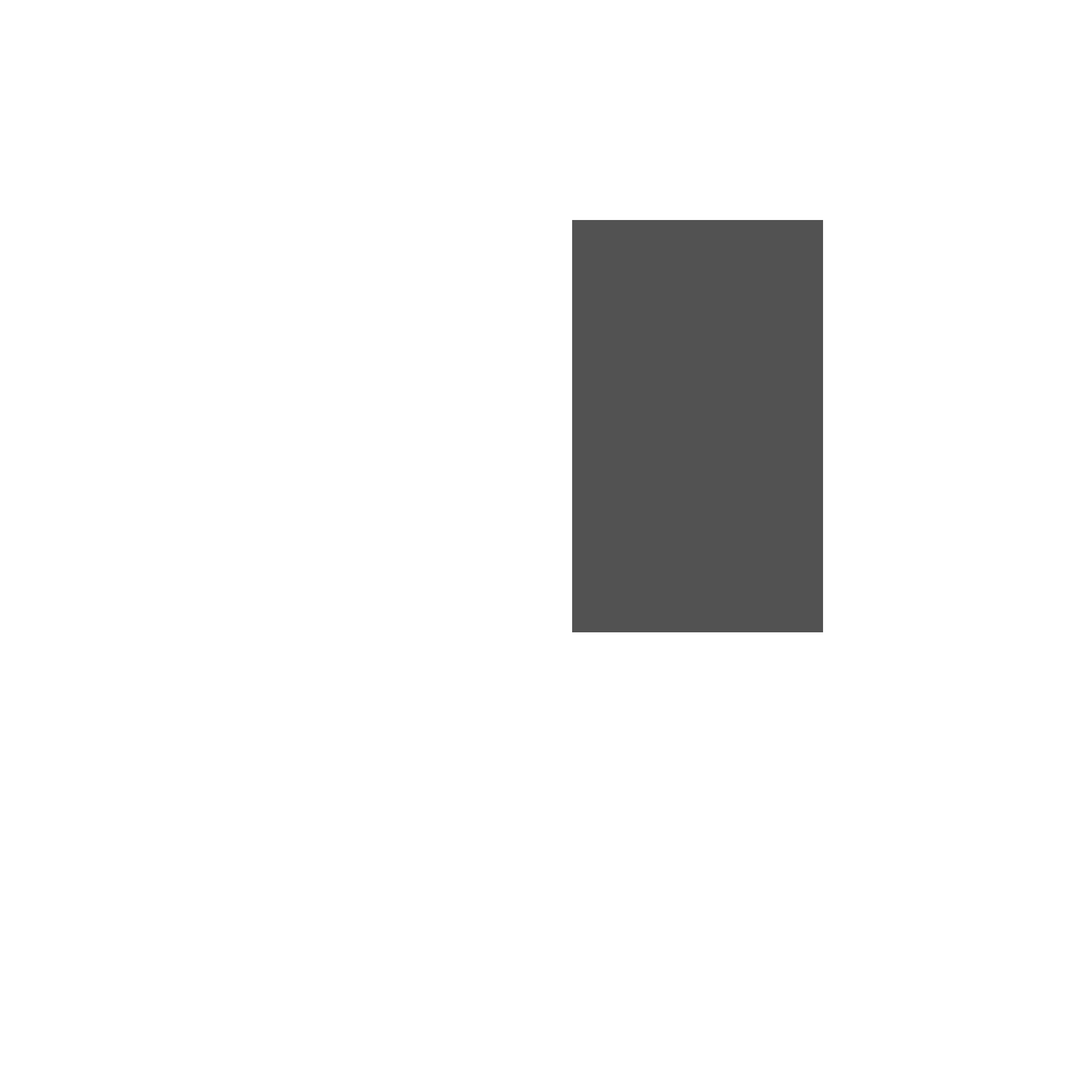
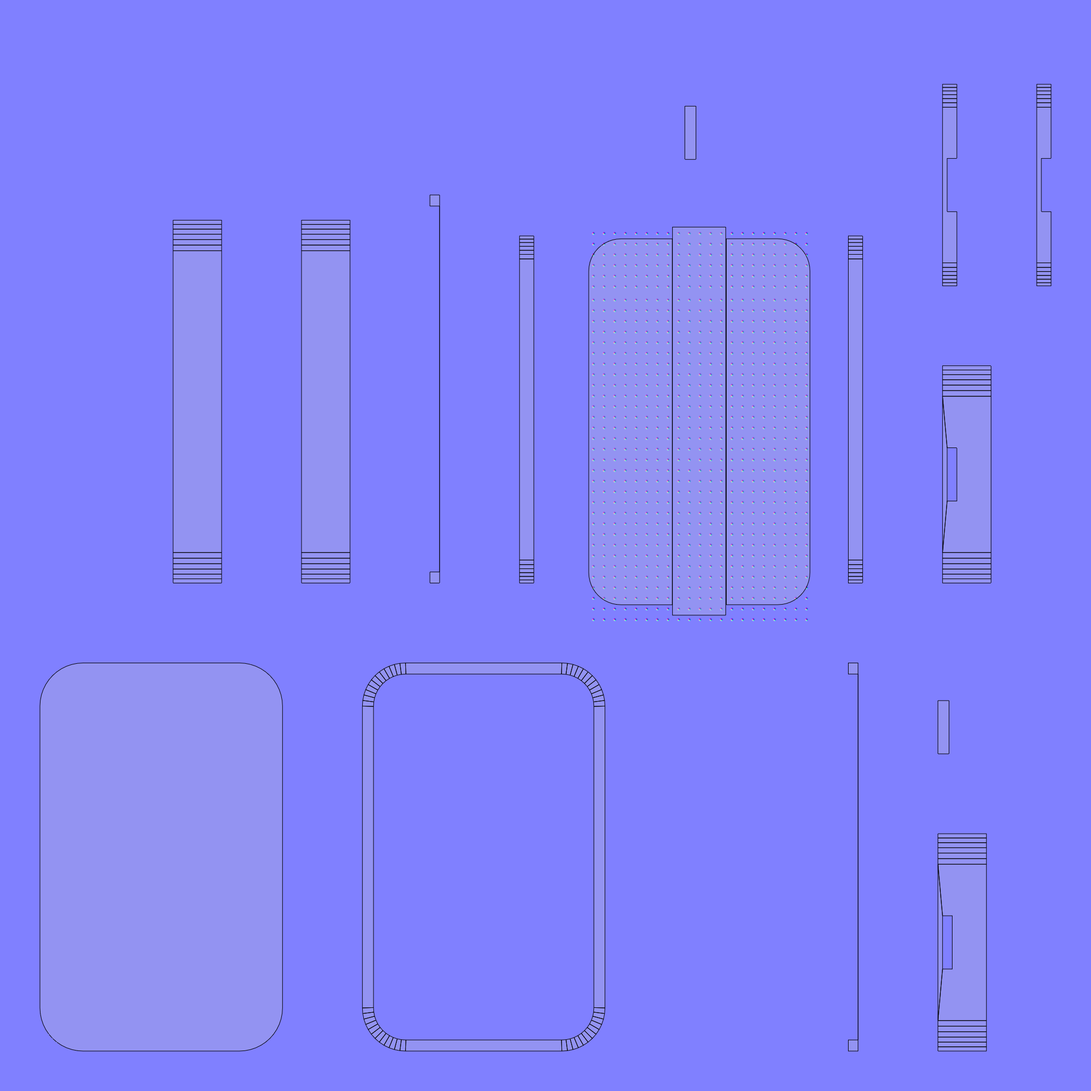
The second 1091 x 1091 image is a revision of the first. Changes to its layers:
showed "Playground-uv.png" over [left=39, top=83, right=1053, bottom=1053]
added layer "playground_normal_map" above "playground_metallic" over [left=0, top=0, right=1091, bottom=1091]
hid "playground_metallic" over [left=0, top=0, right=1091, bottom=1091]
